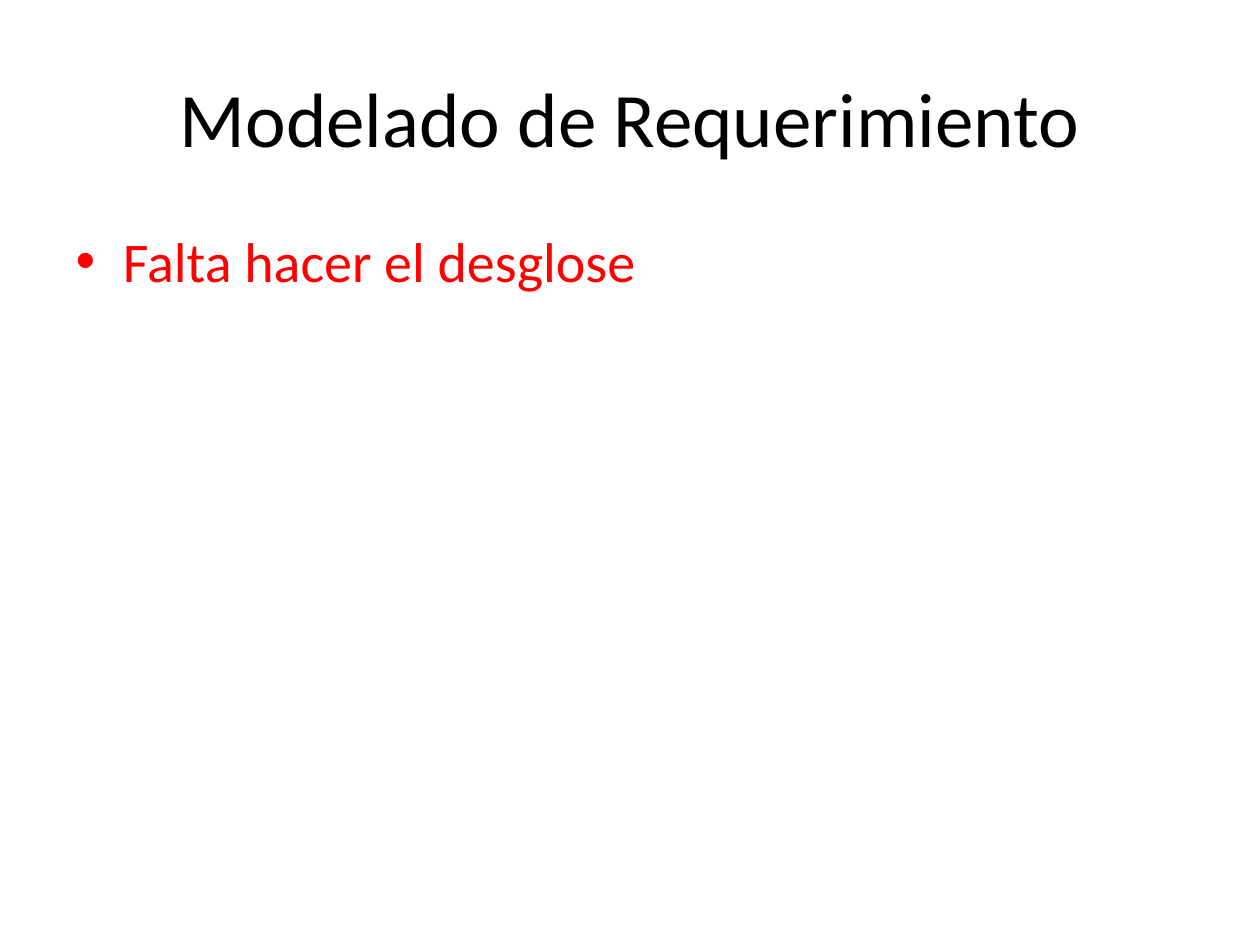
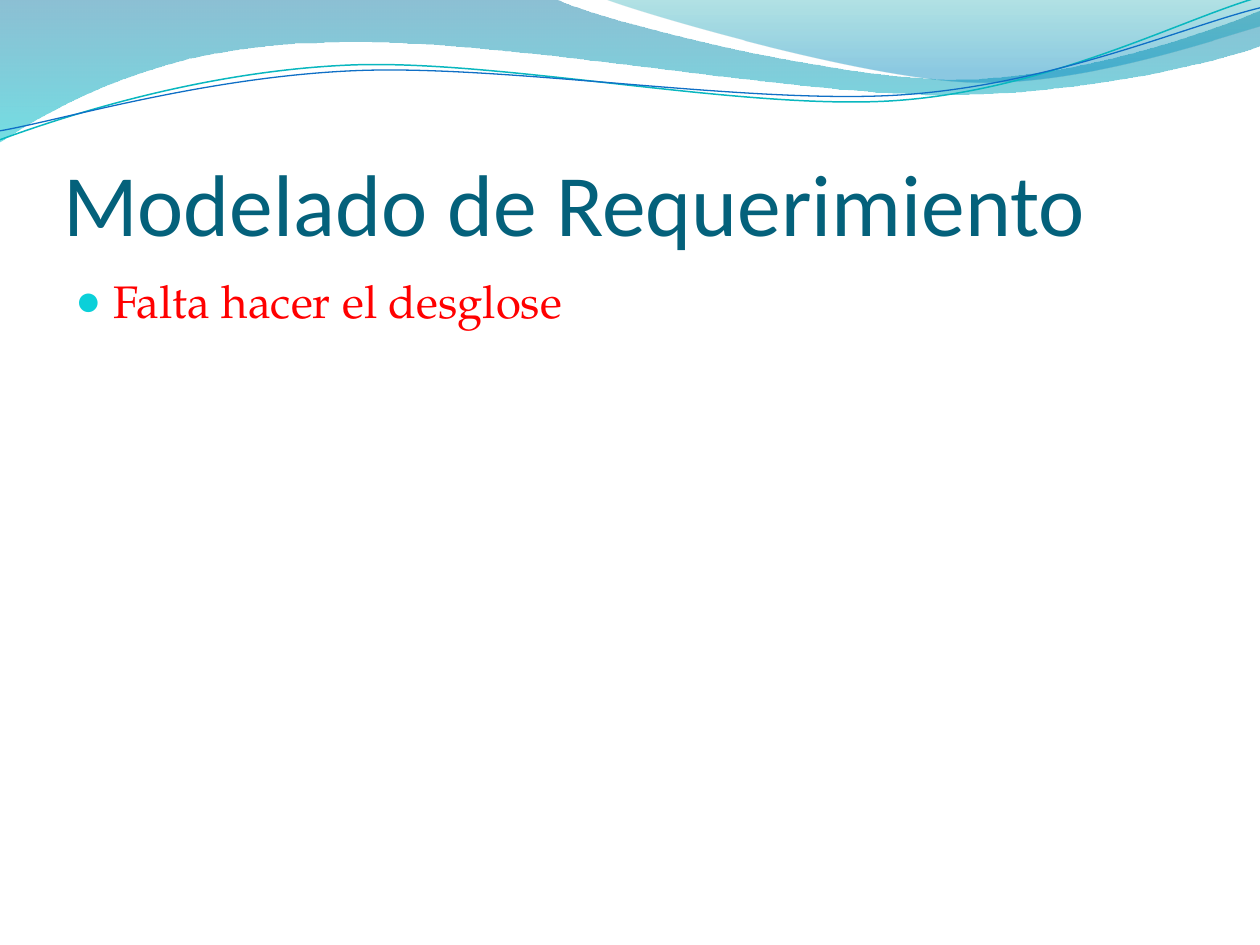
Before and after one commit to francben/proyectoDeliberyApp, a slide deck: slide 8 of Para Presentacion final.pptx. Drawn at 1260x945 pixels with LibreOffice and Linux fonts; fonts in the diff are those of the drawing; background and template pictures are left out. Boxes give left, top, right and bottom in pixels: in the first picture for what was removed or moved away, otherwise in the second. Text is boxed around its words. In the diff, an @@ line names an element or a change of style, - is before the commit and + after.

```diff
--- a/Para Presentacion final.pptx
+++ b/Para Presentacion final.pptx
@@ freeform shape added at <box>0,0,1260,142</box>, fill gradient #0074A1 to #00C6CF @@
@@ freeform shape added at <box>0,0,1260,147</box>, outline #0AB8BF 0.85 pt @@
@@ freeform shape added at <box>0,8,1260,141</box>, outline #0F6FC6 0.75 pt @@
@@ freeform shape added at <box>604,0,1260,87</box>, fill gradient #00A1A9 to #008BBF @@
@@ title "Modelado de Requerimiento": place and size @@
-title "Modelado de Requerimiento" at <box>180,93,1079,160</box>
+title "Modelado de Requerimiento" at <box>63,175,1084,250</box>
@@ title "Modelado de Requerimiento" at <box>63,175,1084,250</box>: size 44 to 50 pt, text colour #000000 to #04617B; alignment centre to left; vertical alignment middle to bottom @@
@@ text "Falta hacer el desglose": place and size @@
-text "Falta hacer el desglose" at <box>123,243,636,292</box>
+text "Falta hacer el desglose" at <box>113,285,562,331</box>
@@ text "Falta hacer el desglose" at <box>113,285,562,331</box>: size 32 to 26 pt, font Calibri to TeX Gyre Pagella; bullet • to ●; less space between paragraphs @@
```
Also in this commit, not shown: 16 other slides changed, 2 slides added, 2 slides removed.
